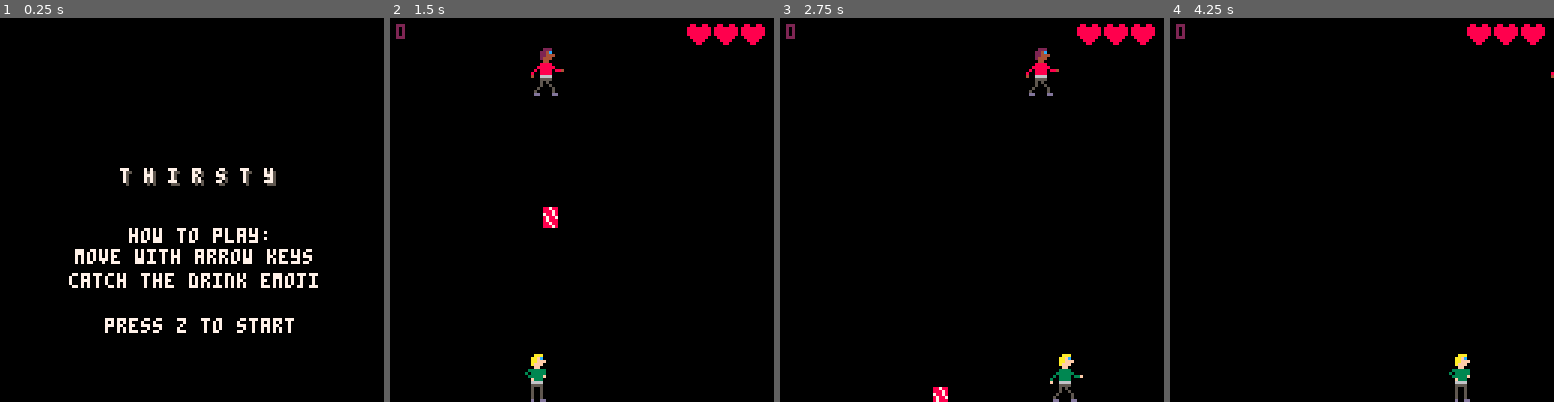
Above: before the commit, frames 1-4 (left to right).
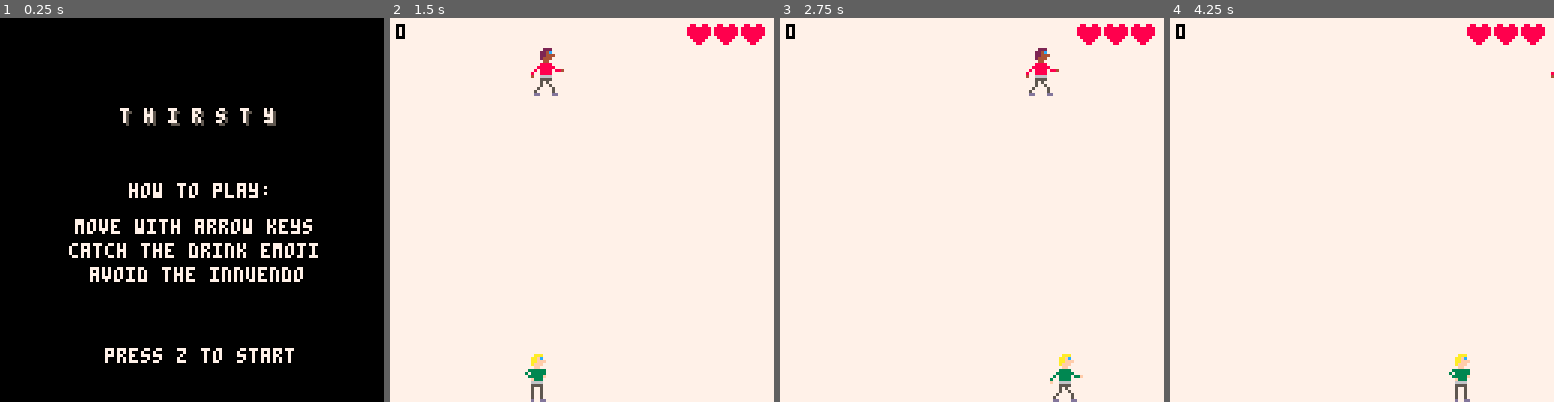
Above: after the commit, the same moments.

Repository: jeffcampbell/Pico-8-Games
Game: PICO-8 cartridge thirsty/thirsty.p8
Two runs of this game, one before a commit and one after it. Both use one fixed random seed, a clock stepped at 60 frames per second and the inputs below.
Inputs:
- Up to frame 1 (0.25 s): no input
- Up to frame 2 (1.5 s): tap O (Z key) at 0.7 s
- Up to frame 3 (2.75 s): hold Right 1.6-2.1 s; tap O (Z key) at 1.7, 2.1, 2.5 s; hold Right from 2.47 s (still down)
- Up to frame 4 (4.25 s): tap O (Z key) every 0.4 s from 2.9 to 4.1 s; release Right at 3.03 s; hold Left 3.08-3.58 s; hold Right from 4.02 s (still down)

The runs differ from the first frame. In frame 1, 8.1% of the frame differs, in the area x 17-83%, y 23-90%; in frame 2, 98%; in frame 3, 98%; in frame 4, 99%, in the area x 0-100%, y 0-100%.

Commit message:
good for now

Diff:
--- a/thirsty/thirsty.p8
+++ b/thirsty/thirsty.p8
@@ -3,8 +3,11 @@
 __lua__
 function _init()
  score=0
+ highscore=0
  lives=0
  wait=0
+ msc=03
+ music(msc, 0, 3)
 end
 
 drinks={}
@@ -85,12 +88,23 @@
  obj.pos={x=x,y=y}
  obj.hitbox={x=1,y=1,w=10,h=16}
  obj.speed=2
+ obj.sfxtimer=5
  obj.update=function(player)
   if(btn(0)) then
    player.pos.x-=player.speed
+   player.sfxtimer-=1
+    if(player.sfxtimer==0) then
+     player.sfxtimer=5
+     sfx(00)
+    end
    anims(player,0,0,3,true)
   elseif(btn(1)) then
    player.pos.x+=player.speed
+   player.sfxtimer-=1
+    if(player.sfxtimer==0) then
+     player.sfxtimer=5
+     sfx(00)
+    end
    anims(player,0,0,3)
   else sspr(0,0,16,16,player.pos.x,player.pos.y,16,16)
   end
@@ -102,6 +116,7 @@
     del(players,player)
     wait=1
     lives-=1
+    sfx(02)
    end
   end
  end
@@ -111,6 +126,7 @@
    if collide(player,drink) then
     del(drinks,drink)
     score+=10
+    sfx(01)
    end
   end
  end
@@ -187,12 +203,19 @@
   wait=0
   add(players,playerconstruct(40,112))
  else
-  print("press z",55,64,4)
+  drinks={}
+  emojis={}
+  print("lives remaining:",30,58,0)
+  print(lives,95,58,0)
+  print("press z",55,64,0)
  end
 end
 
 function title_screen()
  if(lives==0) then
+  if(#players==0) then
+   people={}
+  end
  rectfill(0,0,128,128,0)
   local either=flr(rnd(2))
   local chance=flr(rnd(28))+1
@@ -203,29 +226,38 @@
     add(drinks,drinkconstruct(flr(rnd(128)),0,64+flr(rnd(5))))
    end
   end
- print("t h i r s t y",41,51,5)
- print("t h i r s t y",40,50,7)
- print("how to play:",43,70,7)
- print("move with arrow keys",25,77,7)
- print("catch the drink emoji",23,85,7)
- print("press z to start",35,100,7)
- end
+ print("t h i r s t y",41,31,5)
+ print("t h i r s t y",40,30,7)
+ print("how to play:",43,55,7)
+ print("move with arrow keys",25,67,7)
+ print("catch the drink emoji",23,75,7)
+ print("avoid the innuendo",30,83,7)
+ print("press z to start",35,110,7)
+  if(score>highscore) then
+   print("new high score!",38,39,8)
+   print("new high score!",37,38,7)
+   print(score,66,46,8)
+   print(score,65,45,7)
+  end
+  end
  if(btnp(4) and lives==0) then
  lives=3
  wait=0
-	foreach(drinks, function(obj)
-  del(emojis,emoji)
- end)
- 	foreach(emojis, function(obj)
-  del(emojis,emoji)
- end)
+ music(-1)
+ drinks={}
+ emojis={}
+  if(score>highscore) then
+   highscore=score
+  end
+ score=0
  add(players,playerconstruct(40,112))
  add(people,peopleconstruct(20,10))
  end
+
 end
 
 function info_bar()
-  print(score,2,2,2)
+  print(score,2,2,0)
  for i=1,lives do
   spr(096,90+i*9,2)
  end
@@ -233,15 +265,14 @@
 
 function _update()
 	cls()
+	map(0,0,0,0,128,128)
 	update_players()
 	update_people()
 	info_bar()
 	title_screen()
 	update_emoji()
 	update_drinks()
-end
-
-function _draw()
+
 end
 
 
@@ -376,165 +407,165 @@
 0000000000000000000000000000000001010101010101010100000000000000000100000000000000000000000000000000000000000000000000000000000000000000000000000000000000000000000000000000000000000000000000000000000000000000000000000000000000000000000000000000000000000000
 0000000000000000000000000000000000000000000000000000000000000000000000000000000000000000000000000000000000000000000000000000000000000000000000000000000000000000000000000000000000000000000000000000000000000000000000000000000000000000000000000000000000000000
 __map__
-0000000000000000000000000000000000000000000000000000000000000000000000000000000000000000000000000000000000000000000000000000000000000000000000000000000000000000000000000000000000000000000000000000000000000000000000000000000000000000000000000000000000000000
-0000000000000000000000000000000000000000000000000000000000000000000000000000000000000000000000000000000000000000000000000000000000000000000000000000000000000000000000000000000000000000000000000000000000000000000000000000000000000000000000000000000000000000
-0000000000000000000000000000000000000000000000000000000000000000000000000000000000000000000000000000000000000000000000000000000000000000000000000000000000000000000000000000000000000000000000000000000000000000000000000000000000000000000000000000000000000000
-0000000000000000000000000000000000000000000000000000000000000000000000000000000000000000000000000000000000000000000000000000000000000000000000000000000000000000000000000000000000000000000000000000000000000000000000000000000000000000000000000000000000000000
-0000000000000000000000000000000000000000000000000000000000000000000000000000000000000000000000000000000000000000000000000000000000000000000000000000000000000000000000000000000000000000000000000000000000000000000000000000000000000000000000000000000000000000
-0000000000000000000000000000000000000000000000000000000000000000000000000000000000000000000000000000000000000000000000000000000000000000000000000000000000000000000000000000000000000000000000000000000000000000000000000000000000000000000000000000000000000000
-0000000000000000000000000000000000000000000000000000000000000000000000000000000000000000000000000000000000000000000000000000000000000000000000000000000000000000000000000000000000000000000000000000000000000000000000000000000000000000000000000000000000000000
-0000000000000000000000000000000000000000000000000000000000000000000000000000000000000000000000000000000000000000000000000000000000000000000000000000000000000000000000000000000000000000000000000000000000000000000000000000000000000000000000000000000000000000
-0000000000000000000000000000000000000000000000000000000000000000000000000000000000000000000000000000000000000000000000000000000000000000000000000000000000000000000000000000000000000000000000000000000000000000000000000000000000000000000000000000000000000000
-0000000000000000000000000000000000000000000000000000000000000000000000000000000000000000000000000000000000000000000000000000000000000000000000000000000000000000000000000000000000000000000000000000000000000000000000000000000000000000000000000000000000000000
-0000000000000000000000000000000000000000000000000000000000000000000000000000000000000000000000000000000000000000000000000000000000000000000000000000000000000000000000000000000000000000000000000000000000000000000000000000000000000000000000000000000000000000
-0000000000000000000000000000000000000000000000000000000000000000000000000000000000000000000000000000000000000000000000000000000000000000000000000000000000000000000000000000000000000000000000000000000000000000000000000000000000000000000000000000000000000000
-0000000000000000000000000000000000000000000000000000000000000000000000000000000000000000000000000000000000000000000000000000000000000000000000000000000000000000000000000000000000000000000000000000000000000000000000000000000000000000000000000000000000000000
-0000000000000000000000000000000000000000000000000000000000000000000000000000000000000000000000000000000000000000000000000000000000000000000000000000000000000000000000000000000000000000000000000000000000000000000000000000000000000000000000000000000000000000
-0000000000000000000000000000000000000000000000000000000000000000000000000000000000000000000000000000000000000000000000000000000000000000000000000000000000000000000000000000000000000000000000000000000000000000000000000000000000000000000000000000000000000000
-0000000000000000000000000000000000000000000000000000000000000000000000000000000000000000000000000000000000000000000000000000000000000000000000000000000000000000000000000000000000000000000000000000000000000000000000000000000000000000000000000000000000000000
-0000000000000000000000000000000000000000000000000000000000000000000000000000000000000000000000000000000000000000000000000000000000000000000000000000000000000000000000000000000000000000000000000000000000000000000000000000000000000000000000000000000000000000
-0000000000000000000000000000000000000000000000000000000000000000000000000000000000000000000000000000000000000000000000000000000000000000000000000000000000000000000000000000000000000000000000000000000000000000000000000000000000000000000000000000000000000000
-0000000000000000000000000000000000000000000000000000000000000000000000000000000000000000000000000000000000000000000000000000000000000000000000000000000000000000000000000000000000000000000000000000000000000000000000000000000000000000000000000000000000000000
-0000000000000000000000000000000000000000000000000000000000000000000000000000000000000000000000000000000000000000000000000000000000000000000000000000000000000000000000000000000000000000000000000000000000000000000000000000000000000000000000000000000000000000
-0000000000000000000000000000000000000000000000000000000000000000000000000000000000000000000000000000000000000000000000000000000000000000000000000000000000000000000000000000000000000000000000000000000000000000000000000000000000000000000000000000000000000000
-0000000000000000000000000000000000000000000000000000000000000000000000000000000000000000000000000000000000000000000000000000000000000000000000000000000000000000000000000000000000000000000000000000000000000000000000000000000000000000000000000000000000000000
-0000000000000000000000000000000000000000000000000000000000000000000000000000000000000000000000000000000000000000000000000000000000000000000000000000000000000000000000000000000000000000000000000000000000000000000000000000000000000000000000000000000000000000
-0000000000000000000000000000000000000000000000000000000000000000000000000000000000000000000000000000000000000000000000000000000000000000000000000000000000000000000000000000000000000000000000000000000000000000000000000000000000000000000000000000000000000000
-0000000000000000000000000000000000000000000000000000000000000000000000000000000000000000000000000000000000000000000000000000000000000000000000000000000000000000000000000000000000000000000000000000000000000000000000000000000000000000000000000000000000000000
-0000000000000000000000000000000000000000000000000000000000000000000000000000000000000000000000000000000000000000000000000000000000000000000000000000000000000000000000000000000000000000000000000000000000000000000000000000000000000000000000000000000000000000
-0000000000000000000000000000000000000000000000000000000000000000000000000000000000000000000000000000000000000000000000000000000000000000000000000000000000000000000000000000000000000000000000000000000000000000000000000000000000000000000000000000000000000000
-0000000000000000000000000000000000000000000000000000000000000000000000000000000000000000000000000000000000000000000000000000000000000000000000000000000000000000000000000000000000000000000000000000000000000000000000000000000000000000000000000000000000000000
-0000000000000000000000000000000000000000000000000000000000000000000000000000000000000000000000000000000000000000000000000000000000000000000000000000000000000000000000000000000000000000000000000000000000000000000000000000000000000000000000000000000000000000
-0000000000000000000000000000000000000000000000000000000000000000000000000000000000000000000000000000000000000000000000000000000000000000000000000000000000000000000000000000000000000000000000000000000000000000000000000000000000000000000000000000000000000000
-0000000000000000000000000000000000000000000000000000000000000000000000000000000000000000000000000000000000000000000000000000000000000000000000000000000000000000000000000000000000000000000000000000000000000000000000000000000000000000000000000000000000000000
-0000000000000000000000000000000000000000000000000000000000000000000000000000000000000000000000000000000000000000000000000000000000000000000000000000000000000000000000000000000000000000000000000000000000000000000000000000000000000000000000000000000000000000
-…(130 lines of a section not shown)…
+8484848484848484848484848484848484848484848484848484848400000000000000000000000000000000000000000000000000000000000000000000000000000000000000000000000000000000000000000000000000000000000000000000000000000000000000000000000000000000000000000000000000000000
+8484848484848484848484848484848484848484848484848484848400000000000000000000000000000000000000000000000000000000000000000000000000000000000000000000000000000000000000000000000000000000000000000000000000000000000000000000000000000000000000000000000000000000
+8484848484848484848484848484848484848484848484848484848400000000000000000000000000000000000000000000000000000000000000000000000000000000000000000000000000000000000000000000000000000000000000000000000000000000000000000000000000000000000000000000000000000000
+8484848484848484848484848484848484848484848484848484848400000000000000000000000000000000000000000000000000000000000000000000000000000000000000000000000000000000000000000000000000000000000000000000000000000000000000000000000000000000000000000000000000000000
+8484848484848484848484848484848484848484848484848484848400000000000000000000000000000000000000000000000000000000000000000000000000000000000000000000000000000000000000000000000000000000000000000000000000000000000000000000000000000000000000000000000000000000
+8484848484848484848484848484848484848484848484848484848400000000000000000000000000000000000000000000000000000000000000000000000000000000000000000000000000000000000000000000000000000000000000000000000000000000000000000000000000000000000000000000000000000000
+8484848484848484848484848484848484848484848484848484848400000000000000000000000000000000000000000000000000000000000000000000000000000000000000000000000000000000000000000000000000000000000000000000000000000000000000000000000000000000000000000000000000000000
+8484848484848484848484848484848484848484848484848484848400000000000000000000000000000000000000000000000000000000000000000000000000000000000000000000000000000000000000000000000000000000000000000000000000000000000000000000000000000000000000000000000000000000
+8484848484848484848484848484848484848484848484848484848400000000000000000000000000000000000000000000000000000000000000000000000000000000000000000000000000000000000000000000000000000000000000000000000000000000000000000000000000000000000000000000000000000000
+8484848484848484848484848484848484848484848484848484848400000000000000000000000000000000000000000000000000000000000000000000000000000000000000000000000000000000000000000000000000000000000000000000000000000000000000000000000000000000000000000000000000000000
+8484848484848484848484848484848484848484848484848484848400000000000000000000000000000000000000000000000000000000000000000000000000000000000000000000000000000000000000000000000000000000000000000000000000000000000000000000000000000000000000000000000000000000
+8484848484848484848484848484848484848484848484848484848400000000000000000000000000000000000000000000000000000000000000000000000000000000000000000000000000000000000000000000000000000000000000000000000000000000000000000000000000000000000000000000000000000000
+8484848484848484848484848484848484848484848484848484848400000000000000000000000000000000000000000000000000000000000000000000000000000000000000000000000000000000000000000000000000000000000000000000000000000000000000000000000000000000000000000000000000000000
+8484848484848484848484848484848484848484848484848484848400000000000000000000000000000000000000000000000000000000000000000000000000000000000000000000000000000000000000000000000000000000000000000000000000000000000000000000000000000000000000000000000000000000
+8484848484848484848484848484848484848484848484848484848400000000000000000000000000000000000000000000000000000000000000000000000000000000000000000000000000000000000000000000000000000000000000000000000000000000000000000000000000000000000000000000000000000000
+8484848484848484848484848484848484848484848484848484848400000000000000000000000000000000000000000000000000000000000000000000000000000000000000000000000000000000000000000000000000000000000000000000000000000000000000000000000000000000000000000000000000000000
+8484848484848484848484848484848484848484848484848484848400000000000000000000000000000000000000000000000000000000000000000000000000000000000000000000000000000000000000000000000000000000000000000000000000000000000000000000000000000000000000000000000000000000
+8484848484848484848484848484848484848484848484848484848400000000000000000000000000000000000000000000000000000000000000000000000000000000000000000000000000000000000000000000000000000000000000000000000000000000000000000000000000000000000000000000000000000000
+8484848484848484848484848484848484848484848484848484848400000000000000000000000000000000000000000000000000000000000000000000000000000000000000000000000000000000000000000000000000000000000000000000000000000000000000000000000000000000000000000000000000000000
+8484848484848484848484848484848484848484848484848484848400000000000000000000000000000000000000000000000000000000000000000000000000000000000000000000000000000000000000000000000000000000000000000000000000000000000000000000000000000000000000000000000000000000
+8484848484848484848484848484848484848484848484848484848400000000000000000000000000000000000000000000000000000000000000000000000000000000000000000000000000000000000000000000000000000000000000000000000000000000000000000000000000000000000000000000000000000000
+8484848484848484848484848484848484848484848484848484848400000000000000000000000000000000000000000000000000000000000000000000000000000000000000000000000000000000000000000000000000000000000000000000000000000000000000000000000000000000000000000000000000000000
+8484848484848484848484848484848484848484848484848484848400000000000000000000000000000000000000000000000000000000000000000000000000000000000000000000000000000000000000000000000000000000000000000000000000000000000000000000000000000000000000000000000000000000
+0000008400000000000000000000000000000000000000000000000000000000000000000000000000000000000000000000000000000000000000000000000000000000000000000000000000000000000000000000000000000000000000000000000000000000000000000000000000000000000000000000000000000000
+0000000000000000000000000000000000000000000000000000000000000000000000000000000000000000000000000000000000000000000000000000000000000000000000000000000000000000000000000000000000000000000000000000000000000000000000000000000000000000000000000000000000000000
+0000000000000000000000000000000000000000000000000000000000000000000000000000000000000000000000000000000000000000000000000000000000000000000000000000000000000000000000000000000000000000000000000000000000000000000000000000000000000000000000000000000000000000
+0000000000000000000000000000000000000000000000000000000000000000000000000000000000000000000000000000000000000000000000000000000000000000000000000000000000000000000000000000000000000000000000000000000000000000000000000000000000000000000000000000000000000000
+0000000000000000000000000000000000000000000000000000000000000000000000000000000000000000000000000000000000000000000000000000000000000000000000000000000000000000000000000000000000000000000000000000000000000000000000000000000000000000000000000000000000000000
+0000000000000000000000000000000000000000000000000000000000000000000000000000000000000000000000000000000000000000000000000000000000000000000000000000000000000000000000000000000000000000000000000000000000000000000000000000000000000000000000000000000000000000
+0000000000000000000000000000000000000000000000000000000000000000000000000000000000000000000000000000000000000000000000000000000000000000000000000000000000000000000000000000000000000000000000000000000000000000000000000000000000000000000000000000000000000000
+0000000000000000000000000000000000000000000000000000000000000000000000000000000000000000000000000000000000000000000000000000000000000000000000000000000000000000000000000000000000000000000000000000000000000000000000000000000000000000000000000000000000000000
+0000000000000000000000000000000000000000000000000000000000000000000000000000000000000000000000000000000000000000000000000000000000000000000000000000000000000000000000000000000000000000000000000000000000000000000000000000000000000000000000000000000000000000
+…(130 lines of a section not shown)…
Not shown, changed: 20 lines of the sprite sheet (__gfx__) section of thirsty/thirsty.p8
Not shown, changed: the music (__music__) section of thirsty/thirsty.p8
Not shown, changed: the sound effects (__sfx__) section of thirsty/thirsty.p8
Not shown, changed: thirsty/thirsty.js
Not shown, added: thirsty/thirsty.p8.png
